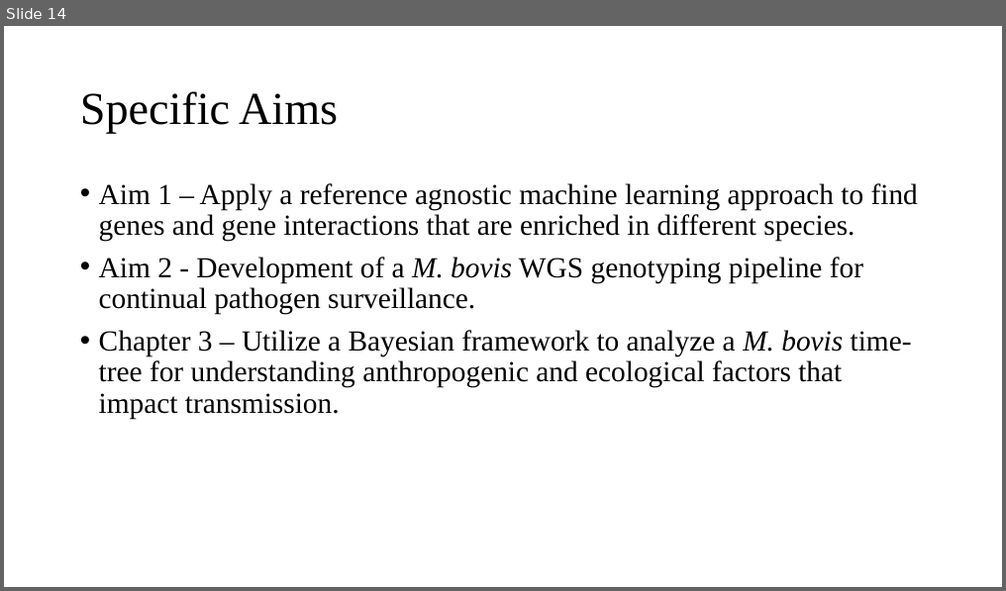
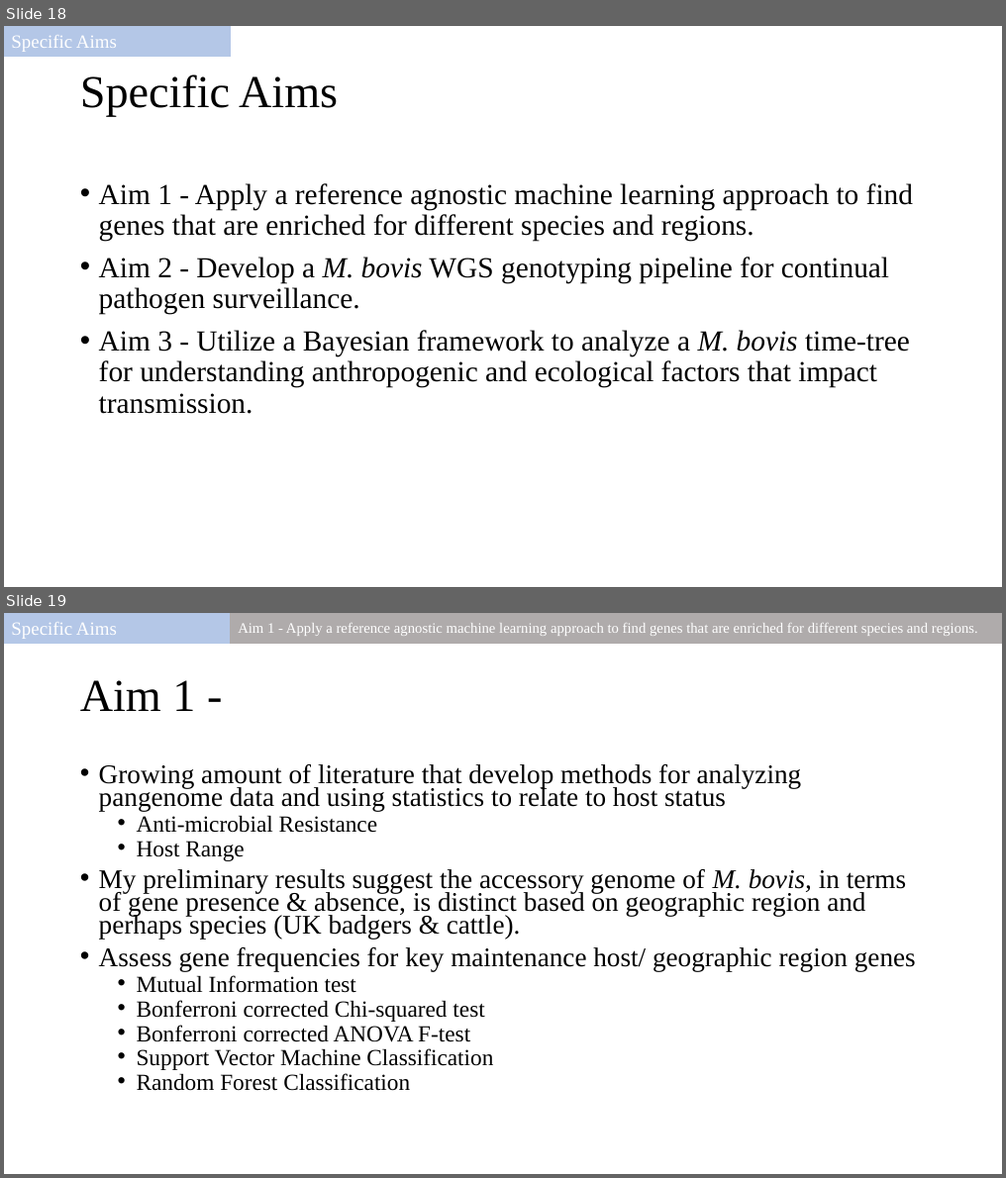
Before and after one commit to salvadorlab/Bovis-PangenomeOfReservoirs, a slide deck: Resources/2021_committeemeeting.pptx. Shown one above the other, each under a label of ours: slide 14 before the commit, slides 18 and 19 after it. The pictures are 1006x591 and 1006x1178 pixels, drawn with LibreOffice and Linux fonts; fonts in the diff are those of the drawing. Boxes give left, top, right and bottom in pixels: in the first picture for what was removed or moved away, otherwise in the second. Text is boxed around its words. In the diff, an @@ line names an element or a change of style, - is before the commit and + after.

```diff
--- a/Resources/2021_committeemeeting.pptx
+++ b/Resources/2021_committeemeeting.pptx
@@ slide 19 added at (4,613,1002,1174), background #FFFFFF @@
@@ rectangle added at (4,613,231,643), fill #B4C7E7, outline #B4C7E7 1 pt, 18 pt, text #FFFFFF @@
+Specific Aims
@@ rectangle added at (231,613,1002,643), fill #AFABAB, outline #AFABAB 1 pt, 14 pt, text #FFFFFF @@
+Aim 1 - Apply a reference agnostic machine learning approach to find genes that are enriched for different species and regions.
@@ title added at (80,680,195,711), 44 pt, text #000000 @@
+Aim 1 -
@@ text added at (99,764,916,1091), 25.9 pt, text #000000 @@
+• Growing amount of literature that develop methods for analyzing pangenome data and using statistics to relate to host status
+  • Anti-microbial Resistance
+  • Host Range
+• My preliminary results suggest the accessory genome of M. bovis, in terms of gene presence & absence, is distinct based on geographic region and perhaps species (UK badgers & cattle).
+• Assess gene frequencies for key maintenance host/ geographic region genes
+  • Mutual Information test
+  • Bonferroni corrected Chi-squared test
+  • Bonferroni corrected ANOVA F-test
+  • Support Vector Machine Classification
+  • Random Forest Classification
@@ what was slide 14 is now slide 18 @@
@@ slide 18 changed as well @@
@@ rectangle added at (4,26,231,56), fill #B4C7E7, outline #B4C7E7 1 pt, 18 pt, text #FFFFFF @@
+Specific Aims
@@ title "Specific Aims": place and size @@
-title "Specific Aims" at (80,91,338,134)
+title "Specific Aims" at (80,75,338,116)
@@ text at (99,183,913,414): text changed @@
-• Aim 1 – Apply a reference agnostic machine learning approach to find genes and gene interactions that are enriched in different species.
-• Aim 2 - Development of a M. bovis WGS genotyping pipeline for continual pathogen surveillance.
-• Chapter 3 – Utilize a Bayesian framework to analyze a M. bovis time-tree for understanding anthropogenic and ecological factors that impact transmission.
+• Aim 1 - Apply a reference agnostic machine learning approach to find genes that are enriched for different species and regions.
+• Aim 2 - Develop a M. bovis WGS genotyping pipeline for continual pathogen surveillance.
+• Aim 3 - Utilize a Bayesian framework to analyze a M. bovis time-tree for understanding anthropogenic and ecological factors that impact transmission.
```
Also in this commit, not shown: 12 other slides changed, 7 other slides added, 5 slides removed, 2 other files.
